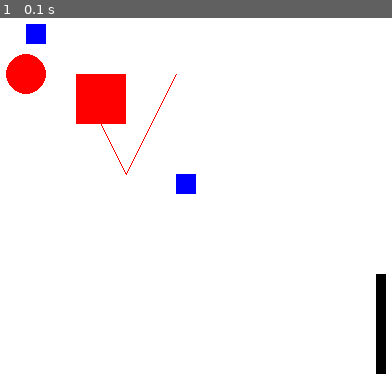
Above: before the commit, frame 1.
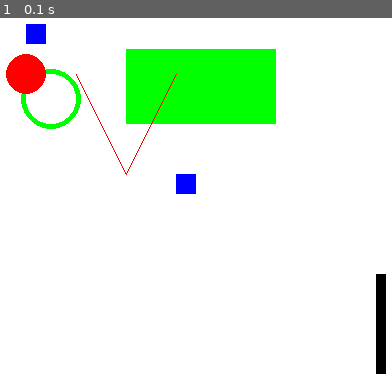
Above: after the commit, the same moment.

Repository: nboesel/PyGame
Game: pygame game, started from drawingcode.py
Same seed, same stepped clock (60 frames per second), same inputs: the game is played once before the commit and once after it.
Inputs:
- Up to frame 1 (0.1 s): no input

The runs differ from the first frame. In frame 1, 10% of the frame differs, in the area x 5-71%, y 8-31%.

Commit message:
Update drawingcode.py

Diff:
--- a/drawingcode.py
+++ b/drawingcode.py
@@ -31,9 +31,11 @@
 	gameDisplay.fill(white)
 	#look up draw.rect()
 	pygame.draw.rect(gameDisplay, black, [400,300, 10, 100])
-	pygame.draw.rect(gameDisplay, red, [100,100, 50, 50])
+	gameDisplay.fill(green, rect =[150,75, 150, 75])
 
 	gameDisplay.fill(blue, rect=[200,200, 20,20])
+
+	pygame.draw.circle(gameDisplay, green, (75, 125), 30, 5)
 
 
 	gameDisplay.fill(blue, rect=[50,50, 20,20])
